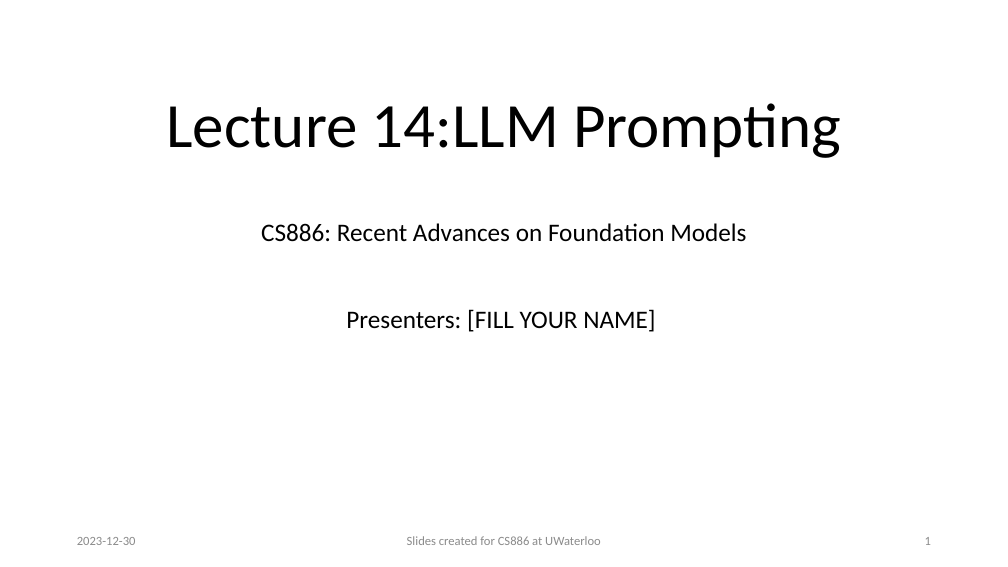
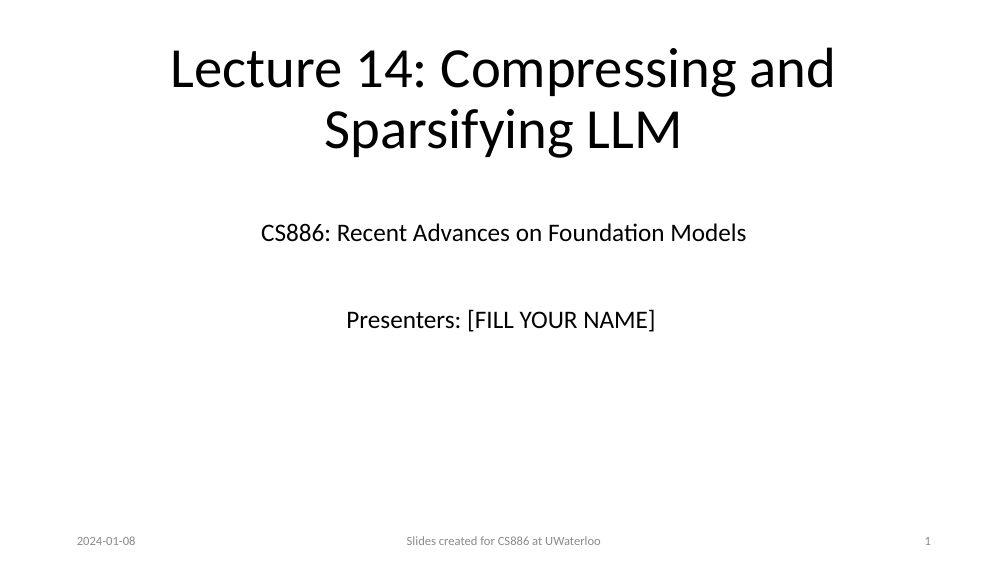
Before and after one commit to wenhuchen/CS886, a slide deck: slide 1 of L14.pptx. Drawn at 1008x567 pixels with LibreOffice and Linux fonts; fonts in the diff are those of the drawing; background and template pictures are left out. Boxes give left, top, right and bottom in pixels: in the first picture for what was removed or moved away, otherwise in the second. Text is boxed around its words. In the diff, an @@ line names an element or a change of style, - is before the commit and + after.

```diff
--- a/L14.pptx
+++ b/L14.pptx
@@ title at (171, 47, 837, 158): text changed; size 60 to 54 pt @@
-Lecture 14:LLM Prompting
+Lecture 14: Compressing and Sparsifying LLM
@@ text at (77, 536, 136, 545): text changed @@
-2023-12-30
+2024-01-08
```
Also in this commit, not shown: 1 other slide changed, 5 other files.
